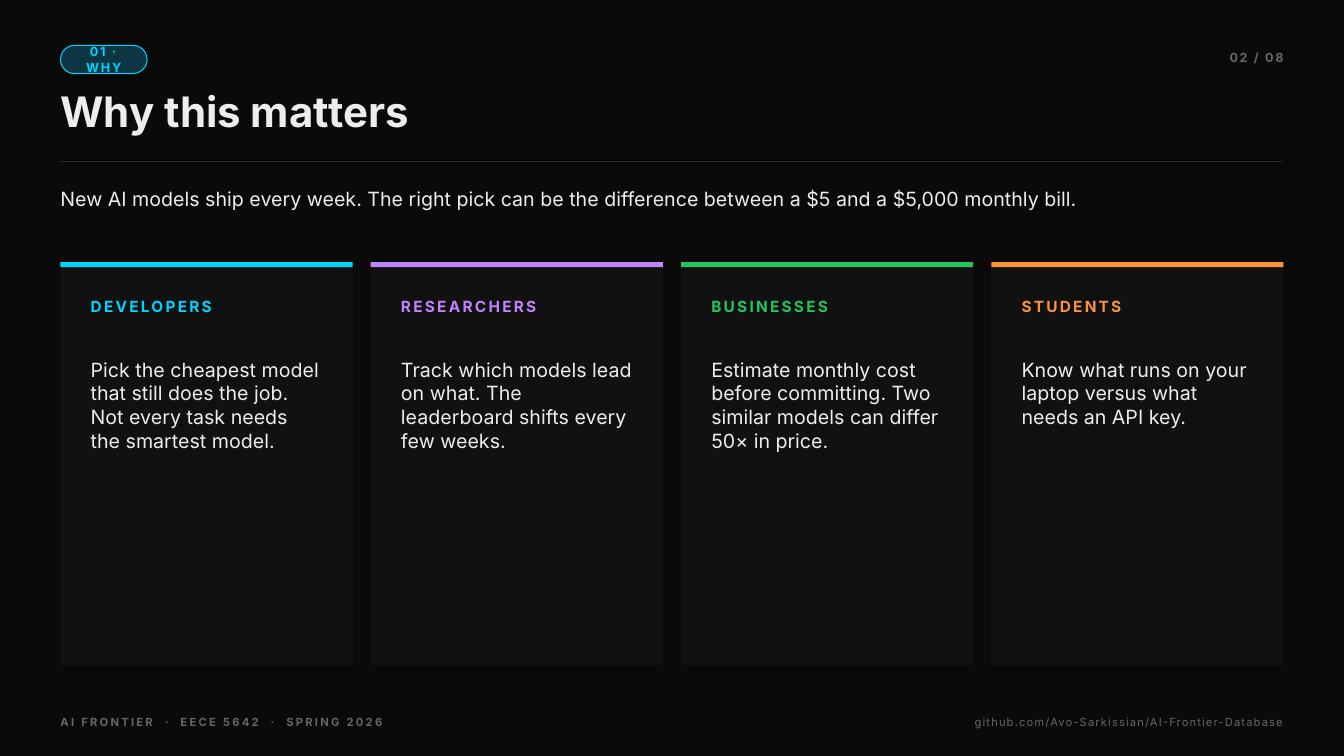
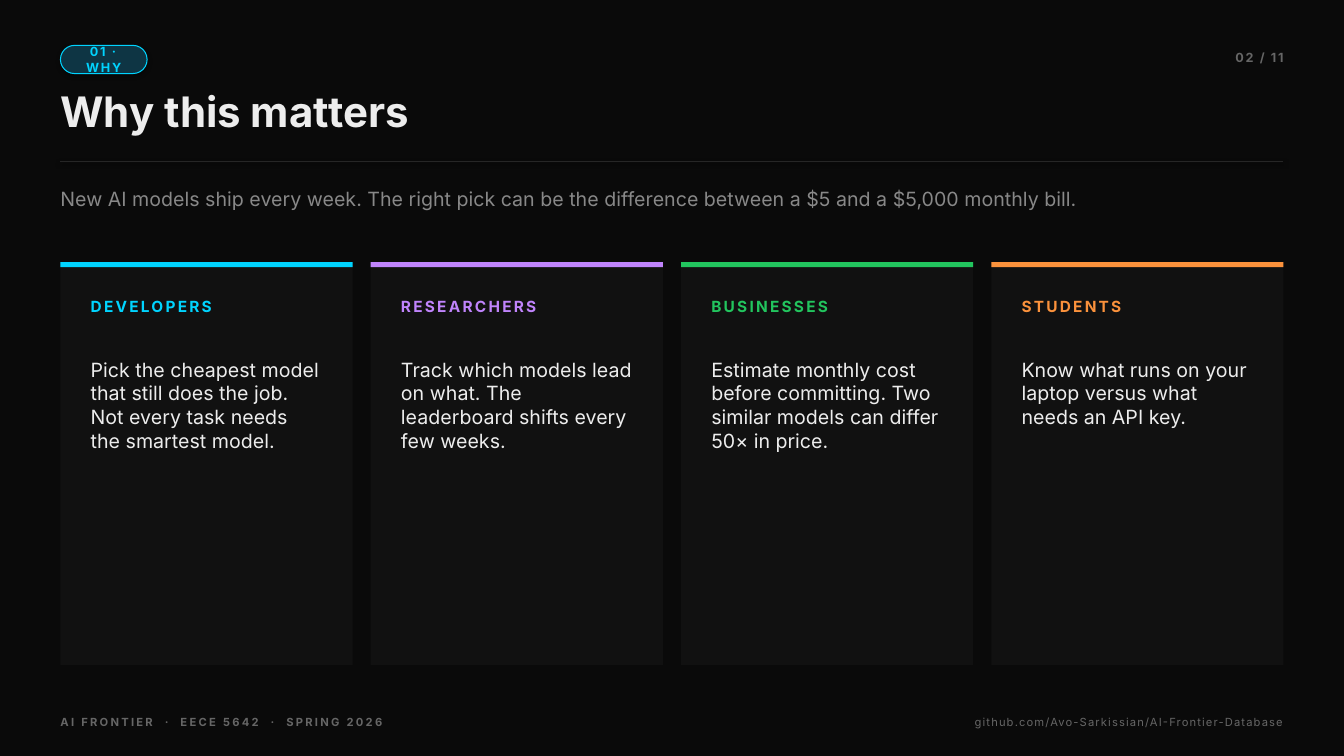
Before and after one commit to Avo-Sarkissian/AI-Frontier-Database, a slide deck: slide 2 of AI_Frontier_Presentation.pptx. Drawn at 1344x756 pixels with LibreOffice and Linux fonts; fonts in the diff are those of the drawing. Boxes give left, top, right and bottom in pixels: in the first picture for what was removed or moved away, otherwise in the second. Text is boxed around its words. In the diff, an @@ line names an element or a change of style, - is before the commit and + after.

```diff
--- a/AI_Frontier_Presentation.pptx
+++ b/AI_Frontier_Presentation.pptx
@@ text at box(1235, 53, 1284, 62): text changed @@
-02 / 08
+02 / 11
@@ text "New AI models ship every ..." at box(60, 189, 1076, 210): text colour #EDEDED to #888888 @@
```
Also in this commit, not shown: 7 other slides changed, 3 slides added, 2 other files.
